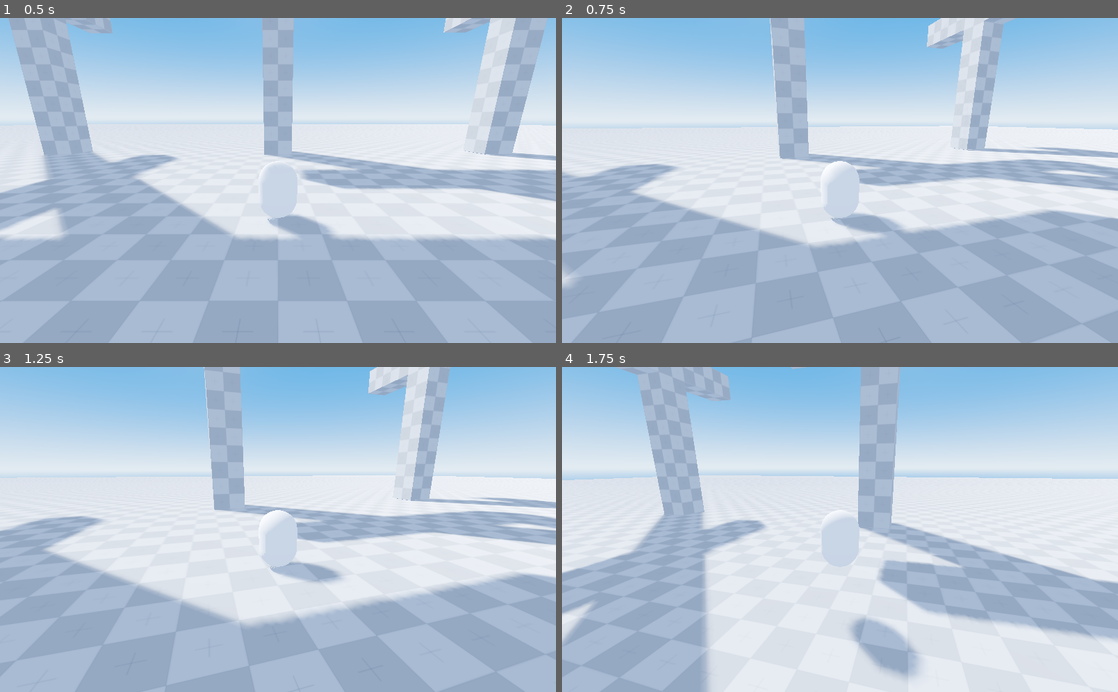
Above: before the commit, frames 1-4 (two rows, left to right).
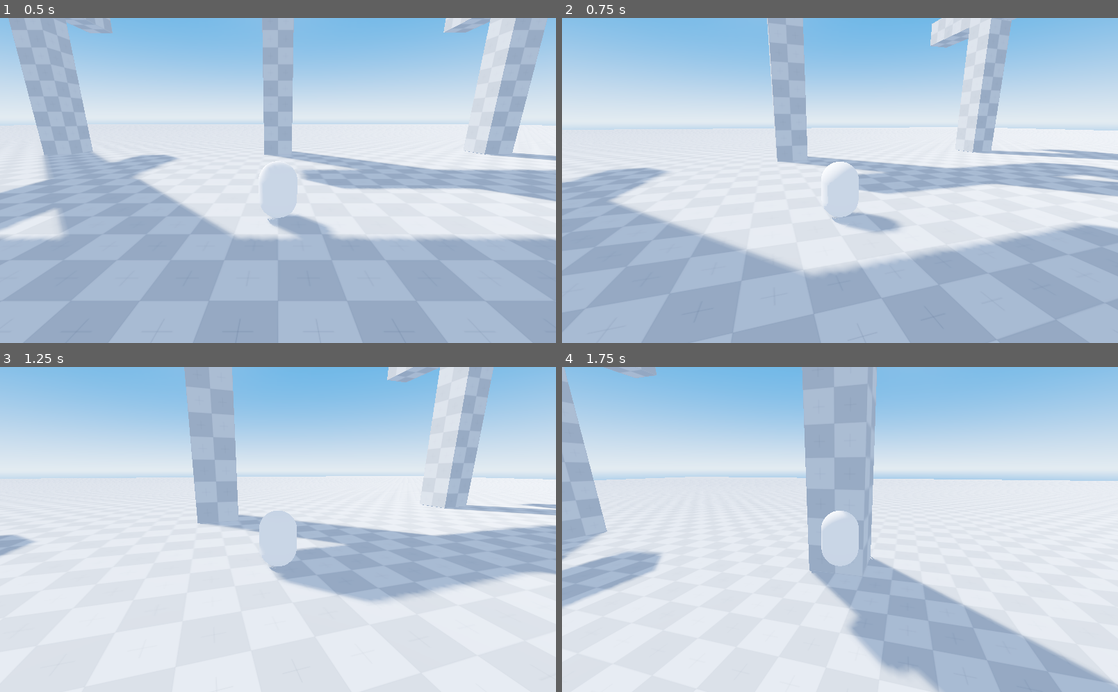
Above: after the commit, the same moments.

Repository: nickyvanurk/game-prototypes
Game: Godot game, scene res://world/world.tscn
The game is run twice, just before and just after one commit, with the same random seed, the same clock (stepped at 60 frames per second) and the same inputs.
Inputs (mouse positions are in pixels of both pictures, inside the frame that each line leads up to):
- Up to frame 1 (0.5 s): no input
- Up to frame 2 (0.75 s): tap Enter at 0.5 s; move the mouse to (867, 180) at 0.52 s; hold W (move_forward) from 0.53 s (still down); hold Right mouse button (grapple) from 0.53 s (still down)
- Up to frame 3 (1.25 s): keep holding W (move_forward); keep holding Right mouse button (grapple); tap Space (jump) at 0.77 s
- Up to frame 4 (1.75 s): keep holding W (move_forward); move the mouse to (812, 529) at 1.27 s; release Right mouse button (grapple) at 1.28 s; right-click (812, 529) at 1.35 s; tap Space (jump) at 1.52 s

Frame 1 is identical in both runs. In frame 2, 11% of the frame differs, in the area x 0-100%, y 0-100%; in frame 3, 50%; in frame 4, 40%.

Commit message:
Add grappling mechanic

Diff:
--- a/grappling-hook/grappling-hook/grappling_hook.gd
+++ b/grappling-hook/grappling-hook/grappling_hook.gd
@@ -1,10 +1,22 @@
 extends Spatial
 
 export var max_rope_length = 50
+export var rest_length = 1
+export var rope_stiffness = 10
+export var max_grapple_speed = 15
 
-enum State { Released, Grappling, Attached, ReelingIn, ReelingOut }
+enum State { Released, Attached, ReelingIn, ReelingOut }
 
 var state = State.Released
+var grapple_position = Vector3.ZERO
+
+onready var parent = get_parent()
+
+func _ready():
+	if !("velocity" in parent):
+		print_debug("Parent needs velocity")
+		set_process(false)
+		set_physics_process(false)
 
 func _process(delta):
 	if Input.is_action_pressed("reel_in") && [State.Attached, State.ReelingIn, State.ReelingOut].has(state):
@@ -14,15 +26,23 @@
 		state = State.ReelingOut
 		print("Reeling out...")
 
+func _physics_process(delta):
+	if is_attached():
+		var parent_hook_delta = (grapple_position - parent.translation)
+		var length = parent_hook_delta.length()
+
+		# Dampening
+		parent.velocity *= 0.999 if length > rest_length else 0.9
+
+		# Hooke's law
+		var acceleration = min(abs(rope_stiffness * (length - rest_length)), max_grapple_speed)
+		parent.velocity += parent_hook_delta.normalized() * (acceleration * delta)
+
 func grapple(target):
-	# state = State.Grappling
 	state = State.Attached
-	print("Grappling towards: " + str(target))
+	grapple_position = target
 
 func release():
-	if state != State.Released:
-		print("Releasing")
-
 	state = State.Released
 
 func is_attached():
--- a/grappling-hook/player/player.gd
+++ b/grappling-hook/player/player.gd
@@ -1,6 +1,6 @@
 extends KinematicBody
 
-var speed = 3
+var speed = 10
 var acceleration = 9
 var air_acceleration = 2
 var jump_impulse = 6.2
@@ -30,8 +30,8 @@
 func _physics_process(delta):
 	direction = get_input_direction()
 	var accel = acceleration if is_on_floor() else air_acceleration
-	velocity.x = velocity.x + (direction.x * speed - velocity.x) * (accel * delta)
-	velocity.z = velocity.z + (direction.z * speed - velocity.z) * (accel * delta)
+	velocity.x += (direction.x * speed - velocity.x) * (accel * delta)
+	velocity.z += (direction.z * speed - velocity.z) * (accel * delta)
 
 	if Input.is_action_just_pressed("jump") and is_on_floor():
 		velocity.y = jump_impulse
